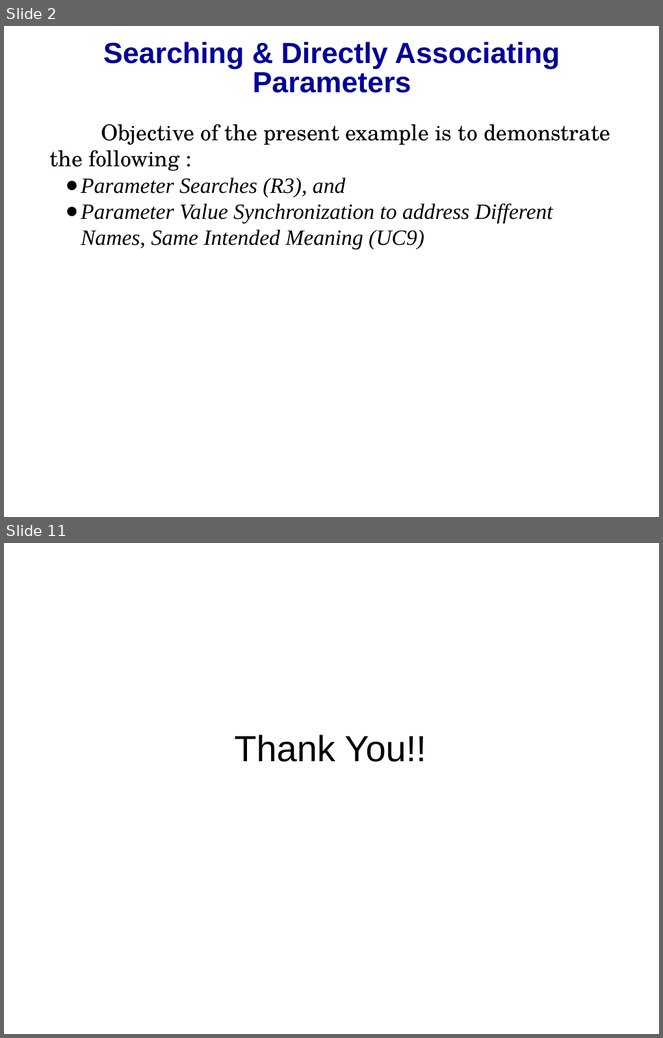
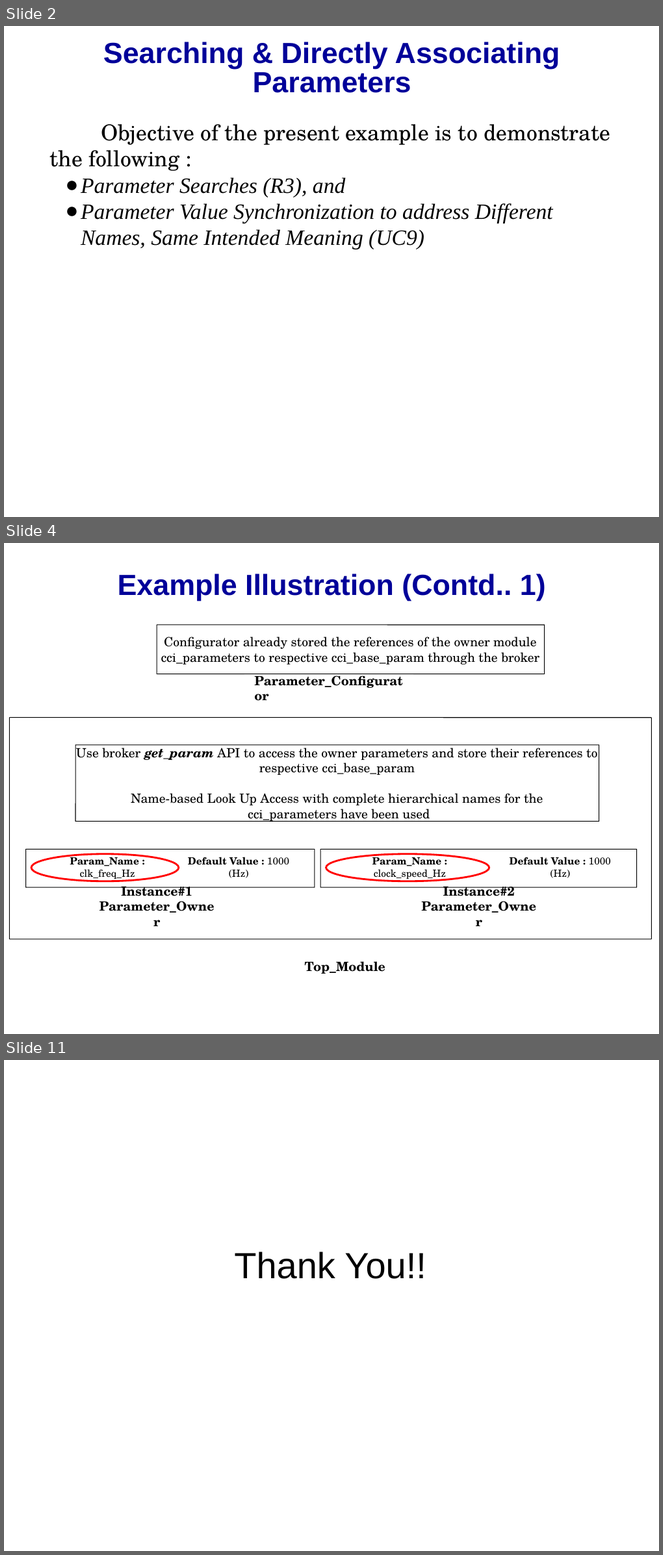
Before and after one commit to accellera-official/cci, a slide deck: examples/ex11_Searching_and_Directly_Associating_Parameters/docs/ex11_Searching_and_Directly_Associating_Parameters.ppt. Shown one above the other, each under a label of ours: slides 2 and 11 before the commit, slides 2, 4 and 11 after it; the slides between them are not shown. The pictures are 663x1038 and 663x1555 pixels, drawn with LibreOffice and Linux fonts; fonts in the diff are those of the drawing; background and template pictures are left out. Boxes give left, top, right and bottom in pixels: in the first picture for what was removed or moved away, otherwise in the second. Text is boxed around its words. In the diff, an @@ line names an element or a change of style, - is before the commit and + after.

Commit message:
Submiting modified example#11 with updated presentation for review

```diff
--- a/examples/ex11_Searching_and_Directly_Associating_Parameters/docs/ex11_Searching_and_Directly_Associating_Parameters.ppt
+++ b/examples/ex11_Searching_and_Directly_Associating_Parameters/docs/ex11_Searching_and_Directly_Associating_Parameters.ppt
@@ slide 4 added at box(4, 543, 659, 1034), background picture (left out) @@
@@ free added at box(21, 553, 644, 619), 32 pt, text #000099, bold @@
+Example Illustration (Contd.. 1)
@@ rounded rectangle added at box(76, 745, 599, 821), fill #FFFFFF, outline #000000 0.74 pt, 14 pt, text #000000 @@
+Use broker get_param API to access the owner parameters and store their references to
+respective cci_base_param
+Name-based Look Up Access with complete hierarchical names for the
+cci_parameters have been used
@@ ellipse added at box(31, 854, 179, 882), outline #FF0000 2.01 pt @@
@@ ellipse added at box(326, 854, 490, 882), outline #FF0000 2.01 pt @@
@@ group added at box(9, 625, 651, 974): 6 rounded rectangles, 6 texts @@
+Top_Module
+Configurator already stored the references of the owner module
+cci_parameters to respective cci_base_param through the broker
+Parameter_Configurator
+Param_Name : clk_freq_Hz
+Default Value : 1000 (Hz)
+Instance#1
+Parameter_Owner
+Param_Name : clock_speed_Hz
+Default Value : 1000 (Hz)
+Instance#2
+Parameter_Owner
```
Also in this commit, not shown: 8 slides changed, 1 slide removed, 7 other files.
